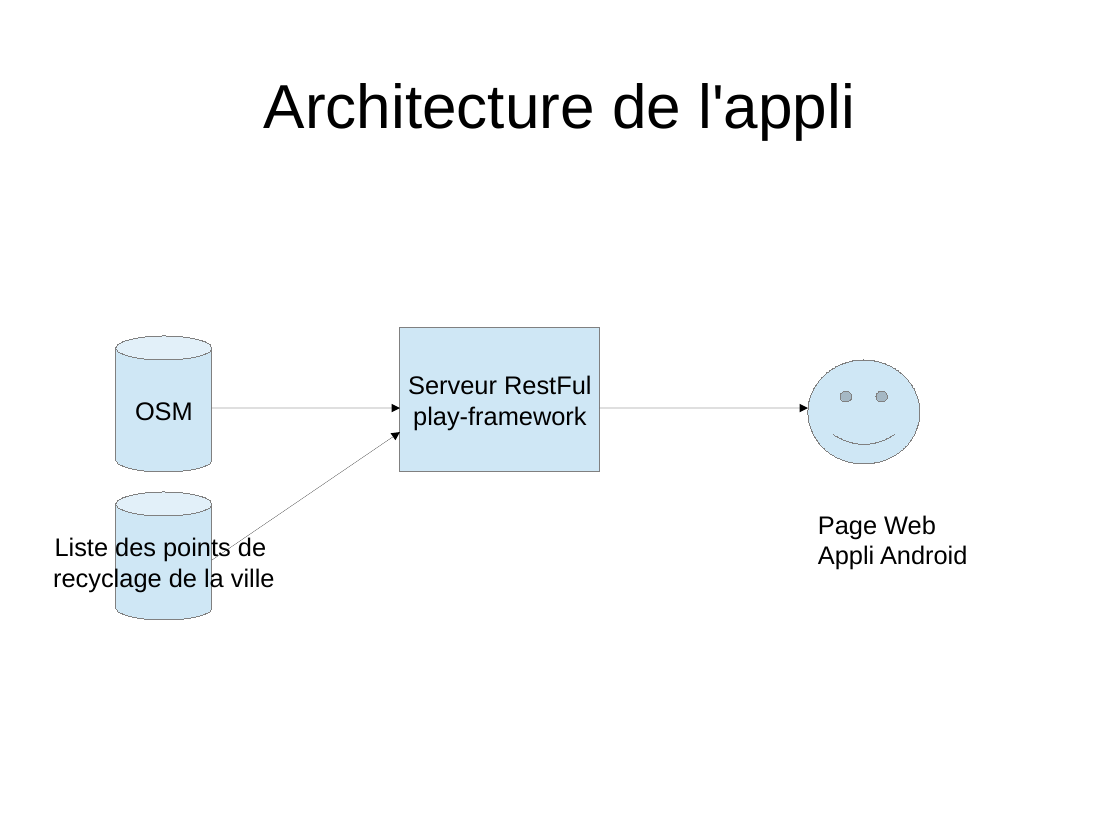
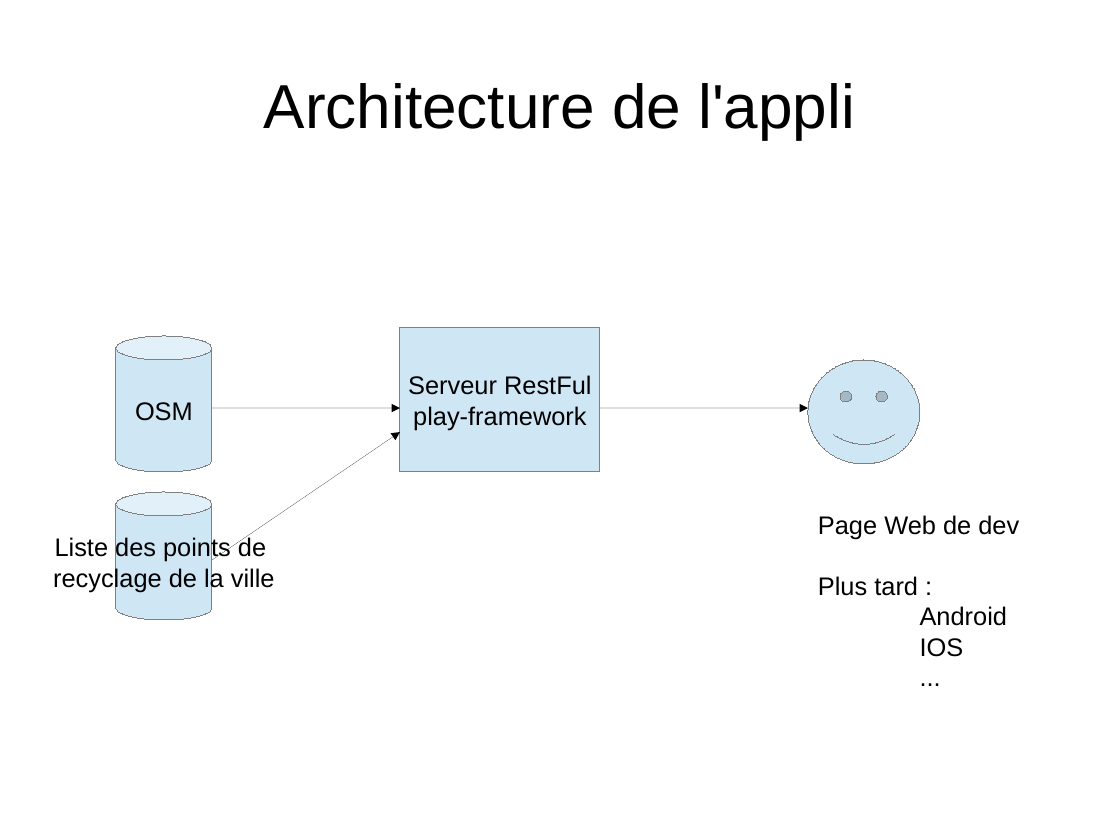
Before and after one commit to sebtoun/MtpHackathon2013, a slide deck: slide 8 of presentation.odp. Drawn at 1120x840 pixels with LibreOffice and Linux fonts; fonts in the diff are those of the drawing; background and template pictures are left out. Boxes give left, top, right and bottom in pixels: in the first picture for what was removed or moved away, otherwise in the second. Text is boxed around its words. In the diff, an @@ line names an element or a change of style, - is before the commit and + after.

```diff
--- a/presentation.odp
+++ b/presentation.odp
@@ text at (x1=818, y1=515, x2=1019, y2=657): text changed @@
-Page Web
-Appli Android
+Page Web de dev
+Plus tard :
+Android
+IOS
+...
```
Also in this commit, not shown: 3 other slides changed, 4 other files.
